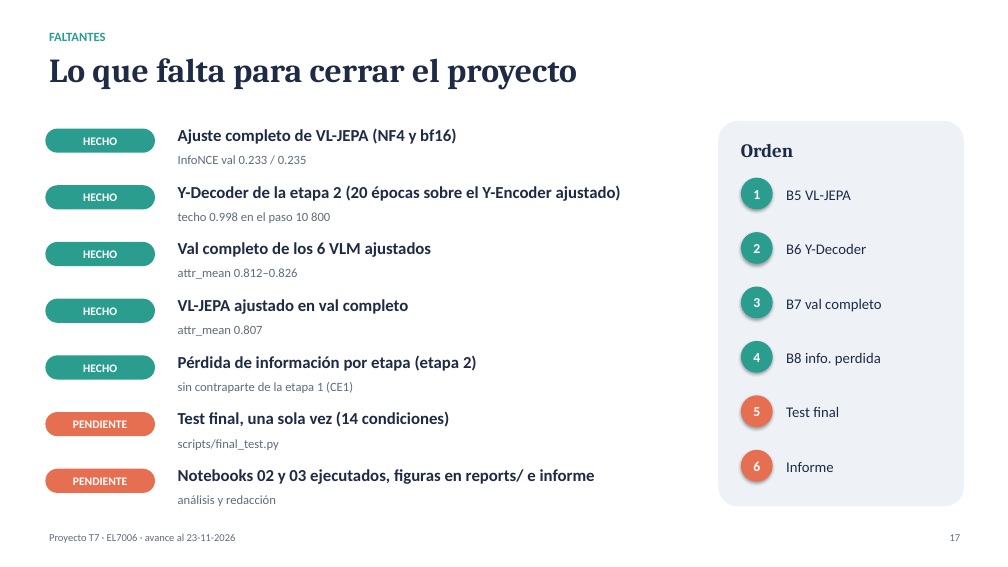
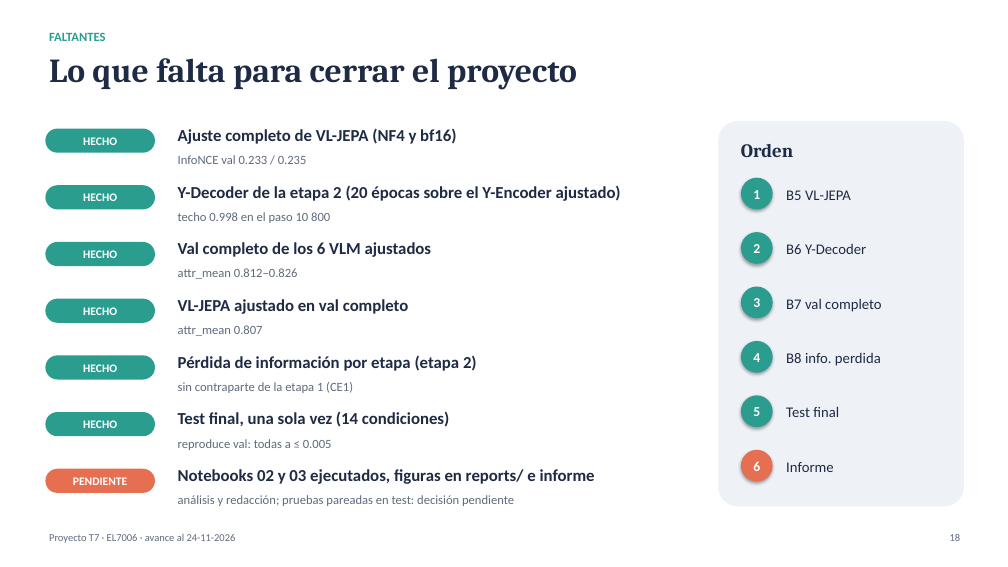
Before and after one commit to BrnoOr/Multimodal_LLM, a slide deck: slide 18 of docs/presentacion_avance.pptx (slide 17 before the commit). Drawn at 1008x567 pixels with LibreOffice and Linux fonts; fonts in the diff are those of the drawing. Boxes give left, top, right and bottom in pixels: in the first picture for what was removed or moved away, otherwise in the second. Text is boxed around its words. In the diff, an @@ line names an element or a change of style, - is before the commit and + after.

Commit message:
test final: resultados (reproduce val) y presentacion al dia

```diff
--- a/docs/presentacion_avance.pptx
+++ b/docs/presentacion_avance.pptx
@@ rounded rectangle "HECHO" at (45,412,155,436): fill #E76F51 to #2A9D8F @@
@@ ellipse "5" at (741,395,773,427): fill #E76F51 to #2A9D8F @@
@@ text in rounded rectangle at (83,420,117,428): text changed @@
-PENDIENTE
+HECHO
@@ text at (178,439,332,450): text changed @@
-scripts/final_test.py
+reproduce val: todas a ≤ 0.005
@@ text at (178,495,514,506): text changed @@
-análisis y redacción
+análisis y redacción; pruebas pareadas en test: decisión pendiente
@@ text at (950,534,961,541): text changed @@
-17
+18
```
Also in this commit, not shown: 16 other slides changed, 1 slide added, 3 other files.
